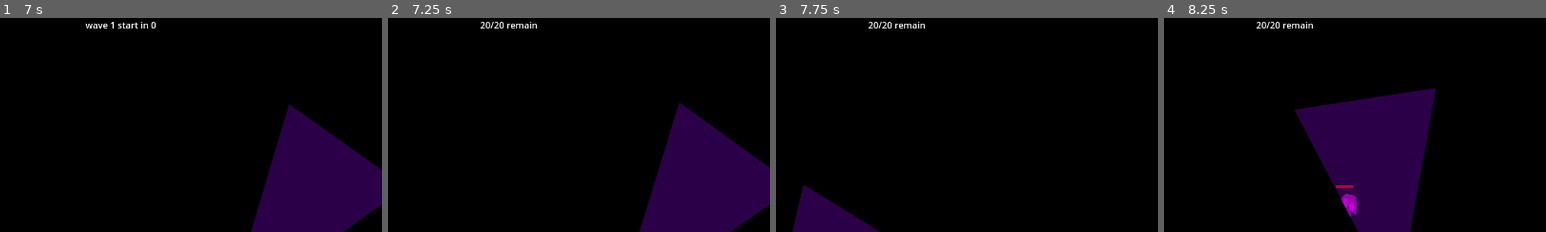
Above: before the commit, frames 1-4 (left to right).
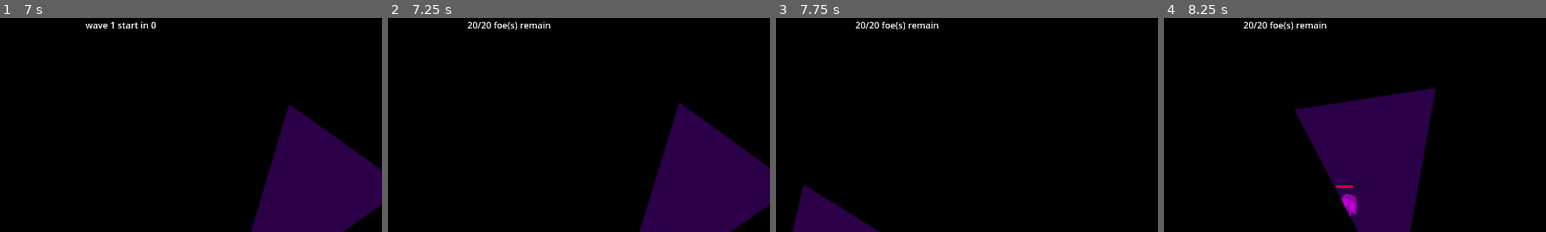
Above: after the commit, the same moments.

Repository: mncc8337/blashout
Game: Godot game, scene res://scenes/main.tscn
Same seed, same stepped clock (60 frames per second), same inputs: the game is played once before the commit and once after it.
Inputs (mouse positions are % of the whole screen's width and height, from its top left):
- Up to frame 1 (7 s): move the mouse to (72, 45) at 0.52 s; hold D (right) 0.53-1.28 s; hold Shift (run) 0.53-1.28 s; move the mouse to (30, 55) at 1.27 s; hold S (down) 1.28-2.03 s; tap Shift (run) every 1.5 s from 1.35 to 5.85 s; move the mouse to (60, 28) at 2.02 s; hold D (right) 2.03-2.78 s; hold Shift (run) 2.03-2.78 s; move the mouse to (45, 70) at 2.77 s; hold W (up) 2.78-3.53 s; move the mouse to (80, 65) at 3.52 s; hold Shift (run) 3.53-4.28 s; hold A (left) 3.53-5.03 s; move the mouse to (20, 35) at 4.27 s; move the mouse to (55, 50) at 5.02 s; hold S (down) 5.03-5.78 s; hold Shift (run) 5.03-5.78 s; move the mouse to (35, 25) at 5.77 s; hold D (right) 5.78-6.53 s; move the mouse to (72, 45) at 6.52 s; hold W (up) from 6.53 s (still down); hold Shift (run) from 6.53 s (still down)
- Up to frame 2 (7.25 s): keep holding W (up); keep holding Shift (run)
- Up to frame 3 (7.75 s): move the mouse to (30, 55) at 7.27 s; release W (up) at 7.28 s; release Shift (run) at 7.28 s; hold D (right) from 7.28 s (still down); tap Shift (run) at 7.35 s
- Up to frame 4 (8.25 s): move the mouse to (60, 28) at 8.02 s; release D (right) at 8.03 s; hold S (down) from 8.03 s (still down); hold Shift (run) from 8.03 s (still down)
The pictures show only the part of the screen within x 34-84%, y 0-50%; the shares and areas given below are measured in that part.

Frame 1 is identical in both runs. In frame 2, 0.4% of the frame differs, in the area x 20-43%, y 1-6%; in frame 3, 0.4%; in frame 4, 0.4%.

Commit message:
reduce medic effect

Diff:
--- a/scenes/main.tscn
+++ b/scenes/main.tscn
@@ -156,11 +156,18 @@
 vertical_alignment = 1
 
 [node name="Button" type="Button" parent="death_UI"]
-offset_left = 482.0
-offset_top = 290.0
-offset_right = 711.0
-offset_bottom = 370.0
-text = "pls let me try again"
+anchors_preset = 8
+anchor_left = 0.5
+anchor_top = 0.5
+anchor_right = 0.5
+anchor_bottom = 0.5
+offset_left = -114.5
+offset_top = -40.0
+offset_right = 114.5
+offset_bottom = 40.0
+grow_horizontal = 2
+grow_vertical = 2
+text = "pls lemme try again"
 
 [node name="skill_panel" type="CanvasLayer" parent="."]
 process_mode = 3
--- a/scripts/main.gd
+++ b/scripts/main.gd
@@ -62,7 +62,7 @@
 	elif skill == SKILL.TOMB_RAIDER:
 		info[0] = "tomb raider"
 		info[1] = "res://imgs/skillimg.png"
-		info[2] = "remove grave by point light at it (it takes time)"
+		info[2] = "remove graves by point light at it (it takes time)"
 
 	return info
 
@@ -82,10 +82,13 @@
 	elif skill == SKILL.RUNNER:
 		$player.max_stamina *= 1.07
 	elif skill == SKILL.MEDIC:
-		$player.get_node("healing_timer").wait_time *= 1.05
+		$player.get_node("healing_timer").wait_time *= 0.95
+		if $player.get_node("healing_timer").wait_time < 10:
+			$player.get_node("healing_timer").wait_time = 10
+			skilllist.erase(SKILL.MEDIC)
 	elif skill == SKILL.FURIOUS:
 		$player.furious = true
-		skilllist.erassddwe(SKILL.FURIOUS)
+		skilllist.erase(SKILL.FURIOUS)
 	elif skill == SKILL.TOMB_RAIDER:
 		$player.tomb_raider = true
 		skilllist.erase(SKILL.TOMB_RAIDER)
@@ -188,6 +191,7 @@
 	$UI/healthbar.value = ceil($player.health)
 	$UI/staminabar.max_value = ceil($player.max_stamina)
 	$UI/staminabar.value = $player.stamina
+
 	if $player.is_exhausted:
 		$UI/exhausted.text = "Exhausted!"
 	else:
@@ -196,7 +200,7 @@
 	if !$wave_start_timer.is_stopped():
 		$UI/info.text = "wave %d start in %d" % [wave_count, $wave_start_timer.time_left]
 	else:
-		$UI/info.text = str(current_foe_count_max - foe_killed) + '/' + str(current_foe_count_max) + " remain"
+		$UI/info.text = str(current_foe_count_max - foe_killed) + '/' + str(current_foe_count_max) + " foe(s) remain"
 
 	if foe_killed == current_foe_count_max:
 		get_tree().paused = true
